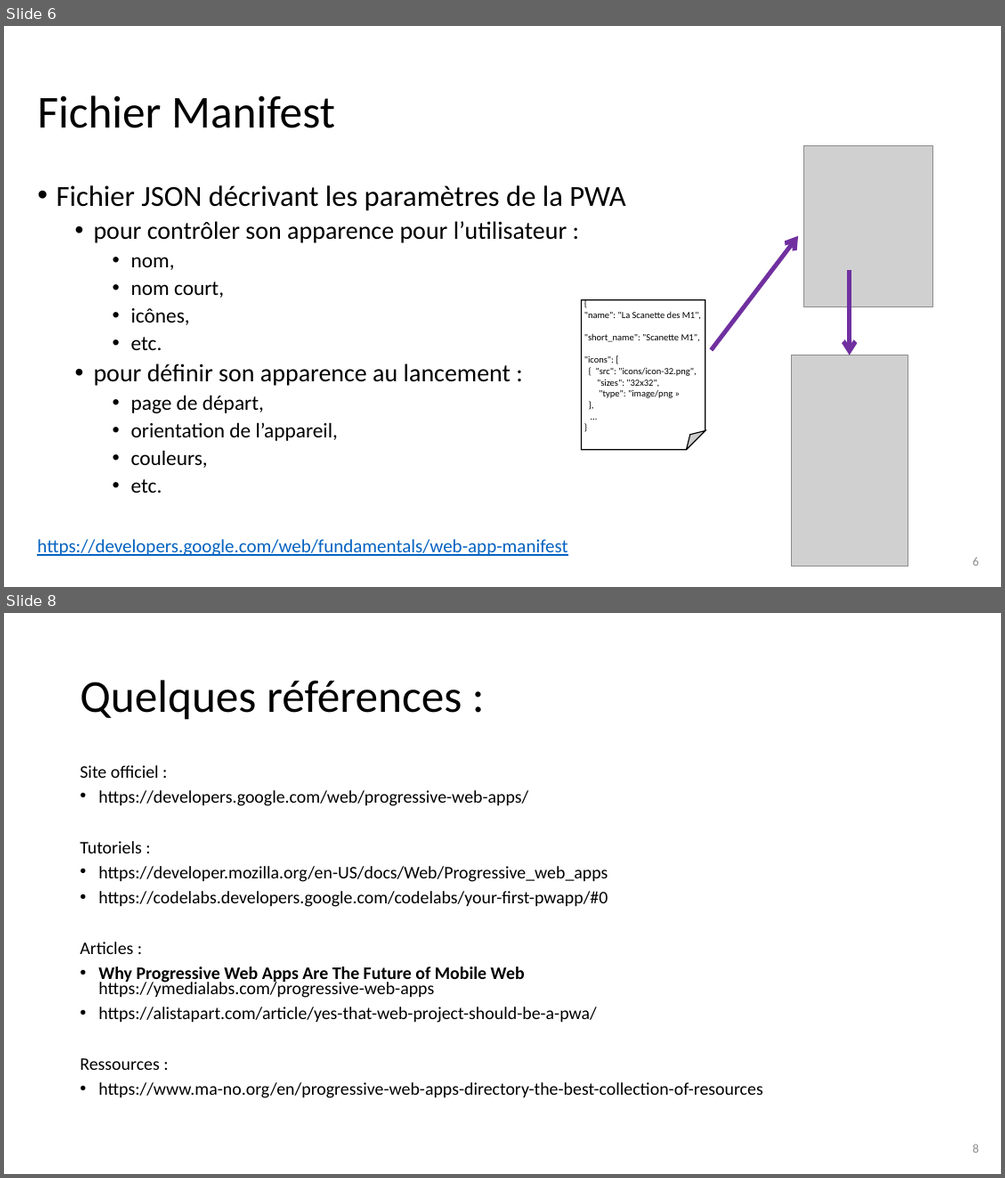
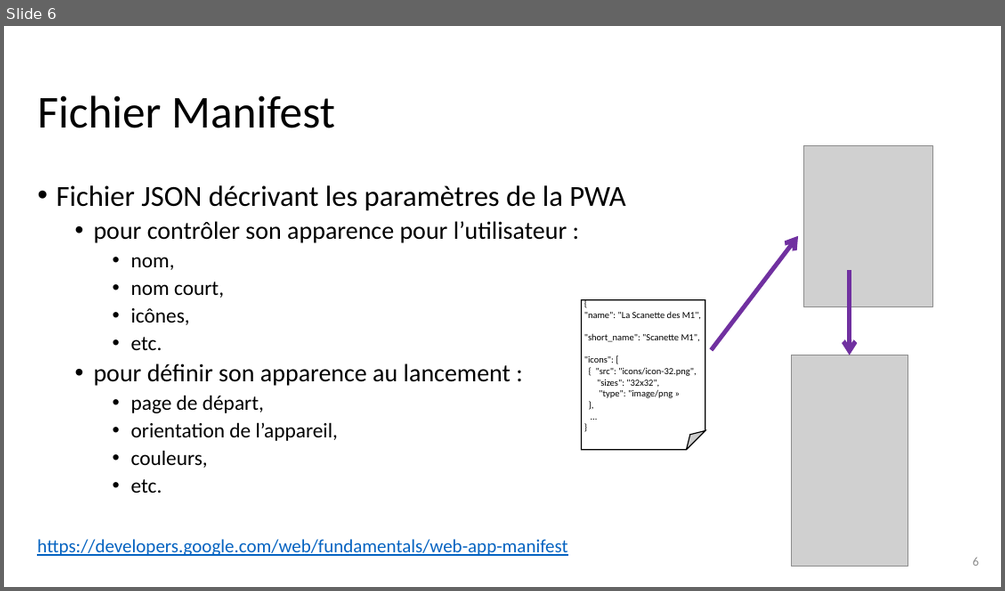
Before and after one commit to fdadeau/scanettePWA, a slide deck: sujet/PWA.pptx. Shown one above the other, each under a label of ours: slides 6 and 8 before the commit, slide 6 after it; the slides between them are not shown. The pictures are 1005x1178 and 1005x591 pixels, drawn with LibreOffice and Linux fonts; fonts in the diff are those of the drawing; grey boxes stand for pictures; background and template pictures are left out. Boxes give left, top, right and bottom in pixels: in the first picture for what was removed or moved away, otherwise in the second. Text is boxed around its words. In the diff, an @@ line names an element or a change of style, - is before the commit and + after.

```diff
--- a/sujet/PWA.pptx
+++ b/sujet/PWA.pptx
@@ slide 8 removed at bbox=[4, 613, 1001, 1174], background #FFFFFF @@
@@ title removed at bbox=[80, 680, 461, 720] @@
-Quelques références :
@@ text removed at bbox=[80, 765, 762, 1098] @@
-Site officiel :
-• https://developers.google.com/web/progressive-web-apps/
-Tutoriels :
-• https://developer.mozilla.org/en-US/docs/Web/Progressive_web_apps
-• https://codelabs.developers.google.com/codelabs/your-first-pwapp/#0
-Articles :
-• Why Progressive Web Apps Are The Future of Mobile Web
-  https://ymedialabs.com/progressive-web-apps
-• https://alistapart.com/article/yes-that-web-project-should-be-a-pwa/
-Ressources :
-• https://www.ma-no.org/en/progressive-web-apps-directory-the-best-collection-of-resources
@@ page number removed at bbox=[972, 1143, 979, 1152] @@
-8
```
Also in this commit, not shown: 2 slides changed, 1 slide added, 1 other file.
